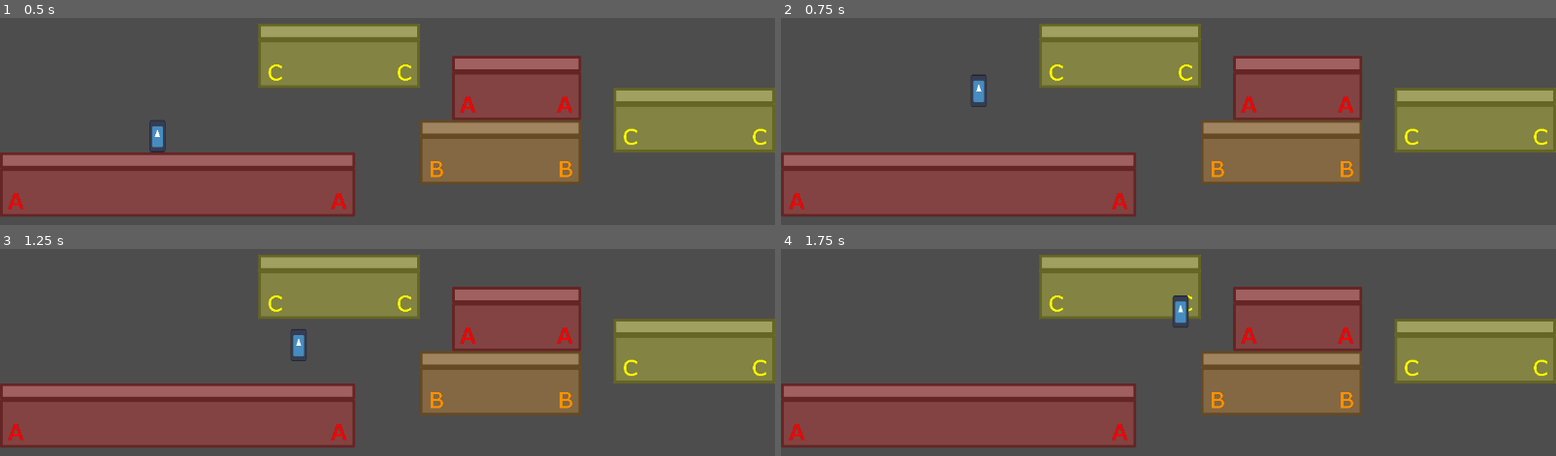
Above: before the commit, frames 1-4 (two rows, left to right).
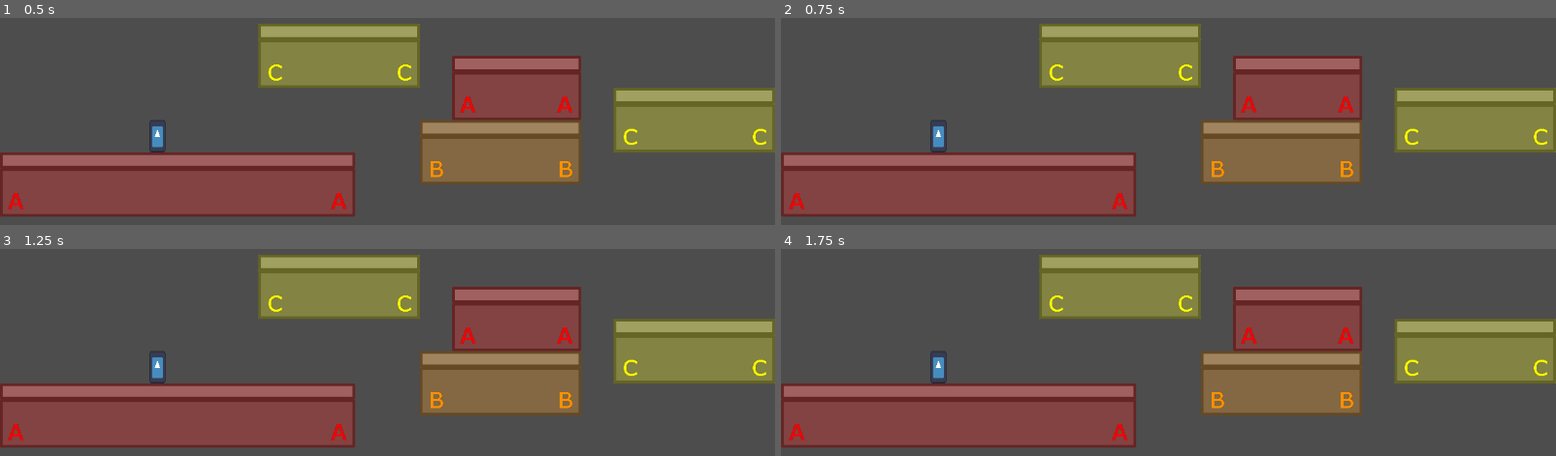
Above: after the commit, the same moments.

Repository: nicom7/game-off-2023
Game: Godot game, scene res://world.tscn
Two runs of this game, one before a commit and one after it. Both use one fixed random seed, a clock stepped at 60 frames per second and the inputs below. The engine's default icon, where the game draws it, is replaced by a stand-in: a white triangle on a blue panel in a dark square.
Inputs:
- Up to frame 1 (0.5 s): no input
- Up to frame 2 (0.75 s): tap Enter (ui_accept) at 0.5, 0.6 s; hold Right (ui_right) from 0.53 s (still down)
- Up to frame 3 (1.25 s): keep holding Right (ui_right); tap Enter (ui_accept) at 0.77, 1.07 s
- Up to frame 4 (1.75 s): keep holding Right (ui_right); tap Enter (ui_accept) at 1.35, 1.52 s

Frame 1 is identical in both runs. In frame 2, 0.4% of the frame differs, in the area x 19-27%, y 27-65%; in frame 3, 0.4%; in frame 4, 0.5%, in the area x 19-53%, y 22-65%.

Commit message:
Update input actions from current platform tone
- Press next/previous note letter to move right/left, press current note letter to jump. E.g.: On platform C, press B to go left, D to go right and C to jump; On platform A, press G to go left, B to go right and A to jump.

Diff:
--- a/player.gd
+++ b/player.gd
@@ -1,50 +1,73 @@
 extends CharacterBody2D
 
+@export var speed: float = 300.0
+@export var jump_speed: float = -400.0
+
 @export var current_floor_map: TileMap
-
-const SPEED = 300.0
-const JUMP_VELOCITY = -400.0
 
 # Get the gravity from the project settings to be synced with RigidBody nodes.
 var gravity: int = ProjectSettings.get_setting("physics/2d/default_gravity")
 
-var floor_map_layer_info: Dictionary = {}
+var _floor_map_layer_info: Dictionary = {}
+
+class InputActions:
+	var move_left: String
+	var move_right: String
+	var jump: String
+
+var _input_actions: Dictionary = {}
+const _tones: Array[String] = ["A", "B", "C"]
+var current_tone: String = "A"
 
 func _ready() -> void:
 	_setup_floor_map_layer_info()
+	_setup_input_actions()
 
 func _setup_floor_map_layer_info():
-	floor_map_layer_info.clear()
+	_floor_map_layer_info.clear()
 	if current_floor_map:
 		for l in current_floor_map.get_layers_count():
 			var name = current_floor_map.get_layer_name(l)
-			floor_map_layer_info[name] = l
+			_floor_map_layer_info[name] = l
+
+func _setup_input_actions():
+	_input_actions.clear()
+	for tone in _tones:
+		var actions: InputActions = InputActions.new()
+		actions.move_left = tone + "_left"
+		actions.move_right = tone + "_right"
+		actions.jump = tone + "_jump"
+
+		_input_actions[tone] = actions
 
 func _physics_process(delta: float) -> void:
-	_update_controls(delta)
+	_update_tone(delta)
 	_update_movement(delta)
 
-func _update_controls(delta: float) -> void:
+func _update_tone(delta: float) -> void:
 	var custom_data = _get_floor_custom_data($TileDetector.global_position, "Tones", "Tone")
-	var pitch: String = custom_data if custom_data != null else "-"
-	print(pitch)
+	if custom_data != null:
+		current_tone = custom_data
+	print(current_tone)
 
 func _update_movement(delta: float) -> void:
+	var current_input_actions: InputActions = _input_actions[current_tone]
+
 	# Add the gravity.
 	if not is_on_floor():
 		velocity.y += gravity * delta
 
 	# Handle Jump.
-	if Input.is_action_just_pressed("ui_accept") and is_on_floor():
-		velocity.y = JUMP_VELOCITY
+	if Input.is_action_just_pressed(current_input_actions.jump) and is_on_floor():
+		velocity.y = jump_speed
 
 	# Get the input direction and handle the movement/deceleration.
 	# As good practice, you should replace UI actions with custom gameplay actions.
-	var direction := Input.get_axis("ui_left", "ui_right")
+	var direction := Input.get_axis(current_input_actions.move_left, current_input_actions.move_right)
 	if direction:
-		velocity.x = direction * SPEED
+		velocity.x = direction * speed
 	else:
-		velocity.x = move_toward(velocity.x, 0, SPEED)
+		velocity.x = move_toward(velocity.x, 0, speed)
 
 	move_and_slide()
 
@@ -60,7 +83,7 @@
 func _get_floor_tile_data(pos: Vector2, layer: String):
 	var tile_data: TileData
 	if current_floor_map:
-		var layer_idx = floor_map_layer_info[layer] if floor_map_layer_info.has(layer) else 0
+		var layer_idx = _floor_map_layer_info[layer] if _floor_map_layer_info.has(layer) else 0
 		var floor_pos = current_floor_map.local_to_map(current_floor_map.to_local(pos))
 		tile_data = current_floor_map.get_cell_tile_data(layer_idx, floor_pos)
 
--- a/project.godot
+++ b/project.godot
@@ -19,6 +19,54 @@
 
 project/assembly_name="Game Off 2023"
 
+[input]
+
+A_left={
+"deadzone": 0.5,
+"events": [Object(InputEventKey,"resource_local_to_scene":false,"resource_name":"","device":-1,"window_id":0,"alt_pressed":false,"shift_pressed":false,"ctrl_pressed":false,"meta_pressed":false,"pressed":false,"keycode":0,"physical_keycode":71,"key_label":0,"unicode":103,"echo":false,"script":null)
+]
+}
+A_right={
+"deadzone": 0.5,
+"events": [Object(InputEventKey,"resource_local_to_scene":false,"resource_name":"","device":-1,"window_id":0,"alt_pressed":false,"shift_pressed":false,"ctrl_pressed":false,"meta_pressed":false,"pressed":false,"keycode":0,"physical_keycode":66,"key_label":0,"unicode":98,"echo":false,"script":null)
+]
+}
+A_jump={
+"deadzone": 0.5,
+"events": [Object(InputEventKey,"resource_local_to_scene":false,"resource_name":"","device":-1,"window_id":0,"alt_pressed":false,"shift_pressed":false,"ctrl_pressed":false,"meta_pressed":false,"pressed":false,"keycode":0,"physical_keycode":65,"key_label":0,"unicode":97,"echo":false,"script":null)
+]
+}
+B_left={
+"deadzone": 0.5,
+"events": [Object(InputEventKey,"resource_local_to_scene":false,"resource_name":"","device":-1,"window_id":0,"alt_pressed":false,"shift_pressed":false,"ctrl_pressed":false,"meta_pressed":false,"pressed":false,"keycode":0,"physical_keycode":65,"key_label":0,"unicode":97,"echo":false,"script":null)
+]
+}
+B_right={
+"deadzone": 0.5,
+"events": [Object(InputEventKey,"resource_local_to_scene":false,"resource_name":"","device":-1,"window_id":0,"alt_pressed":false,"shift_pressed":false,"ctrl_pressed":false,"meta_pressed":false,"pressed":false,"keycode":0,"physical_keycode":67,"key_label":0,"unicode":99,"echo":false,"script":null)
+]
+}
+B_jump={
+"deadzone": 0.5,
+"events": [Object(InputEventKey,"resource_local_to_scene":false,"resource_name":"","device":-1,"window_id":0,"alt_pressed":false,"shift_pressed":false,"ctrl_pressed":false,"meta_pressed":false,"pressed":false,"keycode":0,"physical_keycode":66,"key_label":0,"unicode":98,"echo":false,"script":null)
+]
+}
+C_left={
+"deadzone": 0.5,
+"events": [Object(InputEventKey,"resource_local_to_scene":false,"resource_name":"","device":-1,"window_id":0,"alt_pressed":false,"shift_pressed":false,"ctrl_pressed":false,"meta_pressed":false,"pressed":false,"keycode":0,"physical_keycode":66,"key_label":0,"unicode":98,"echo":false,"script":null)
+]
+}
+C_right={
+"deadzone": 0.5,
+"events": [Object(InputEventKey,"resource_local_to_scene":false,"resource_name":"","device":-1,"window_id":0,"alt_pressed":false,"shift_pressed":false,"ctrl_pressed":false,"meta_pressed":false,"pressed":false,"keycode":0,"physical_keycode":68,"key_label":0,"unicode":100,"echo":false,"script":null)
+]
+}
+C_jump={
+"deadzone": 0.5,
+"events": [Object(InputEventKey,"resource_local_to_scene":false,"resource_name":"","device":-1,"window_id":0,"alt_pressed":false,"shift_pressed":false,"ctrl_pressed":false,"meta_pressed":false,"pressed":false,"keycode":0,"physical_keycode":67,"key_label":0,"unicode":99,"echo":false,"script":null)
+]
+}
+
 [physics]
 
 common/physics_ticks_per_second=120
